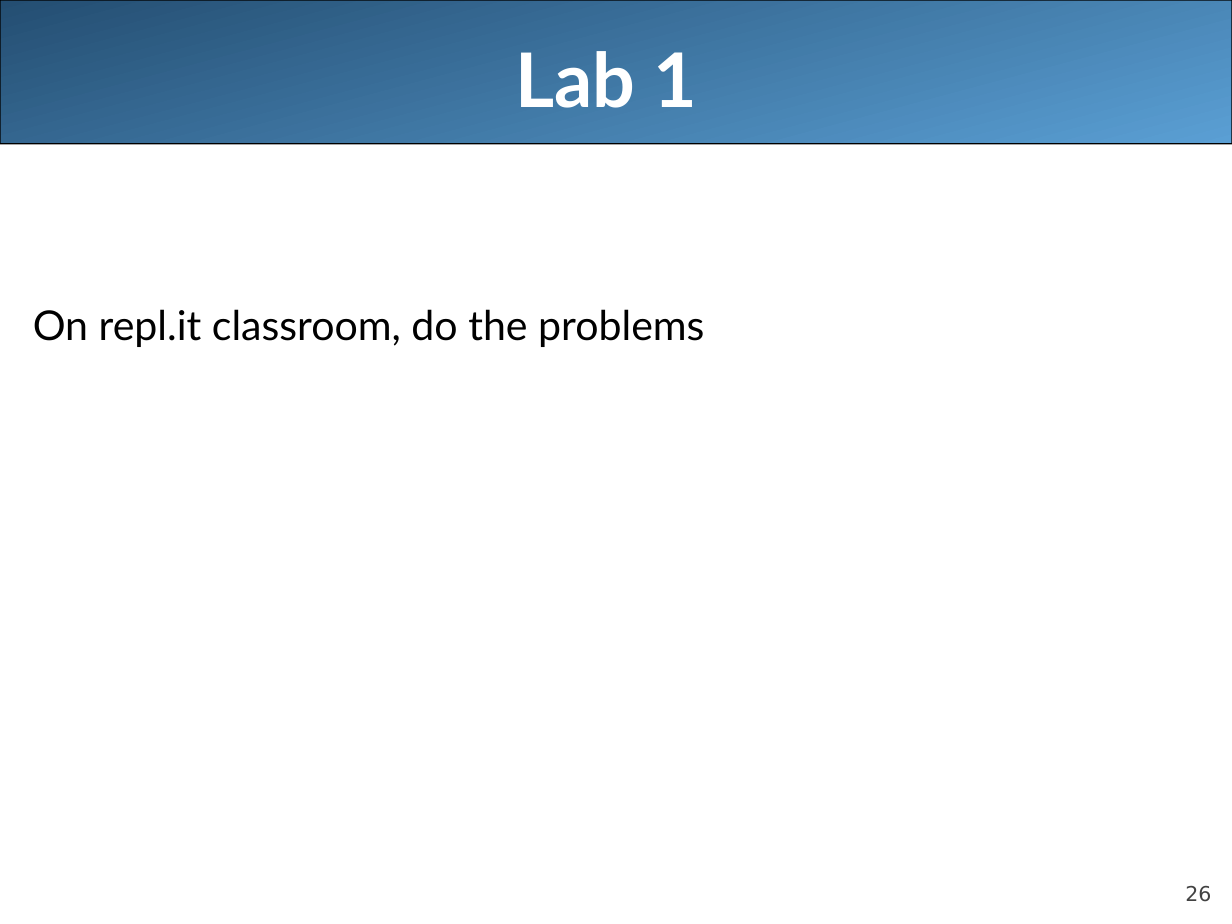
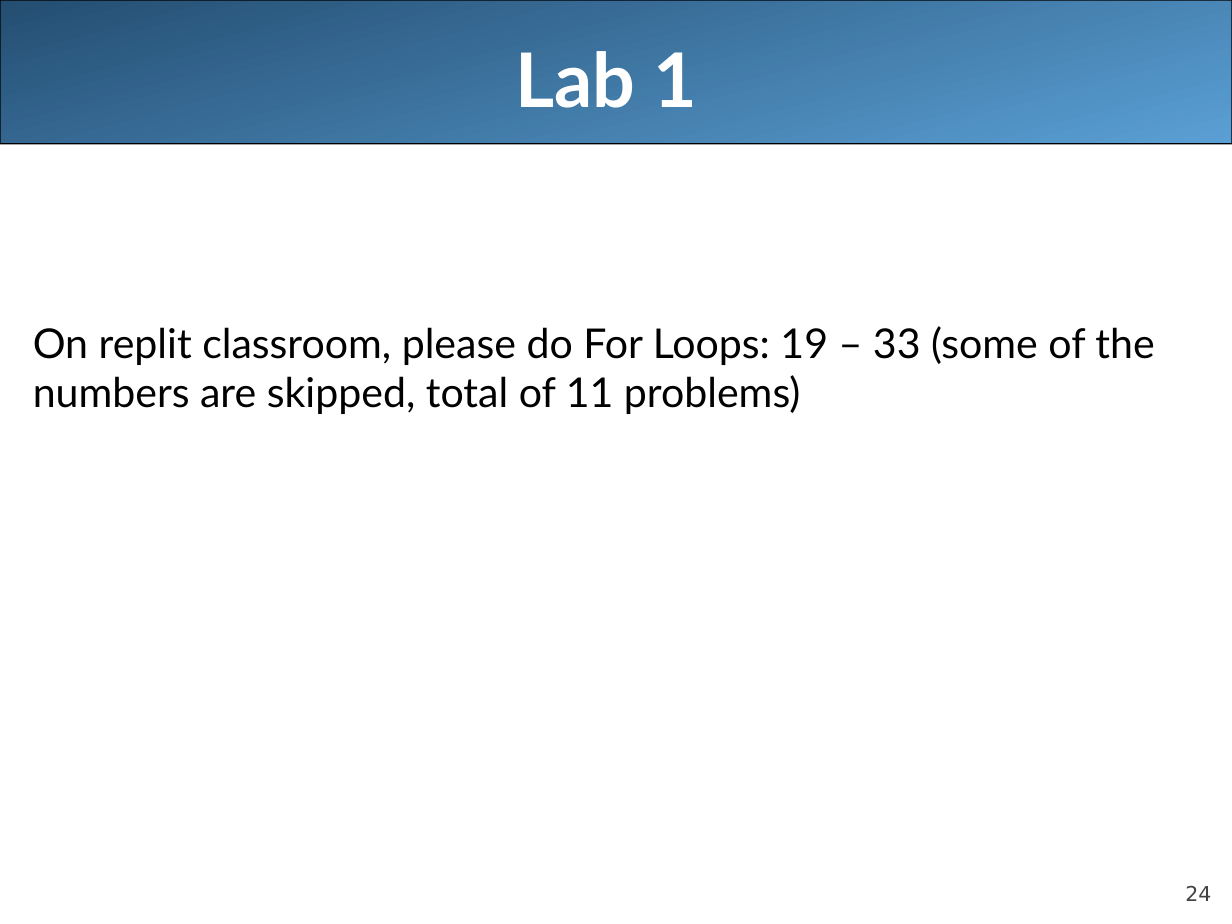
Before and after one commit to LongBaoNguyen/longbaonguyen.github.io, a slide deck: slide 24 of courses/apcsa/lecture11.ppt (slide 26 before the commit). Drawn at 1232x924 pixels with LibreOffice and Linux fonts; fonts in the diff are those of the drawing. Boxes give left, top, right and bottom in pixels: in the first picture for what was removed or moved away, otherwise in the second. Text is boxed around its words. In the diff, an @@ line names an element or a change of style, - is before the commit and + after.

```diff
--- a/courses/apcsa/lecture11.ppt
+++ b/courses/apcsa/lecture11.ppt
@@ text at (x1=33, y1=326, x2=1154, y2=414): text changed @@
-On repl.it classroom, do the problems
+On replit classroom, please do For Loops: 19 – 33 (some of the numbers are skipped, total of 11 problems)
@@ page number at (x1=1185, y1=886, x2=1211, y2=901): text changed @@
-26
+24
```
Also in this commit, not shown: 3 other slides changed, 3 slides removed, 2 other files.
